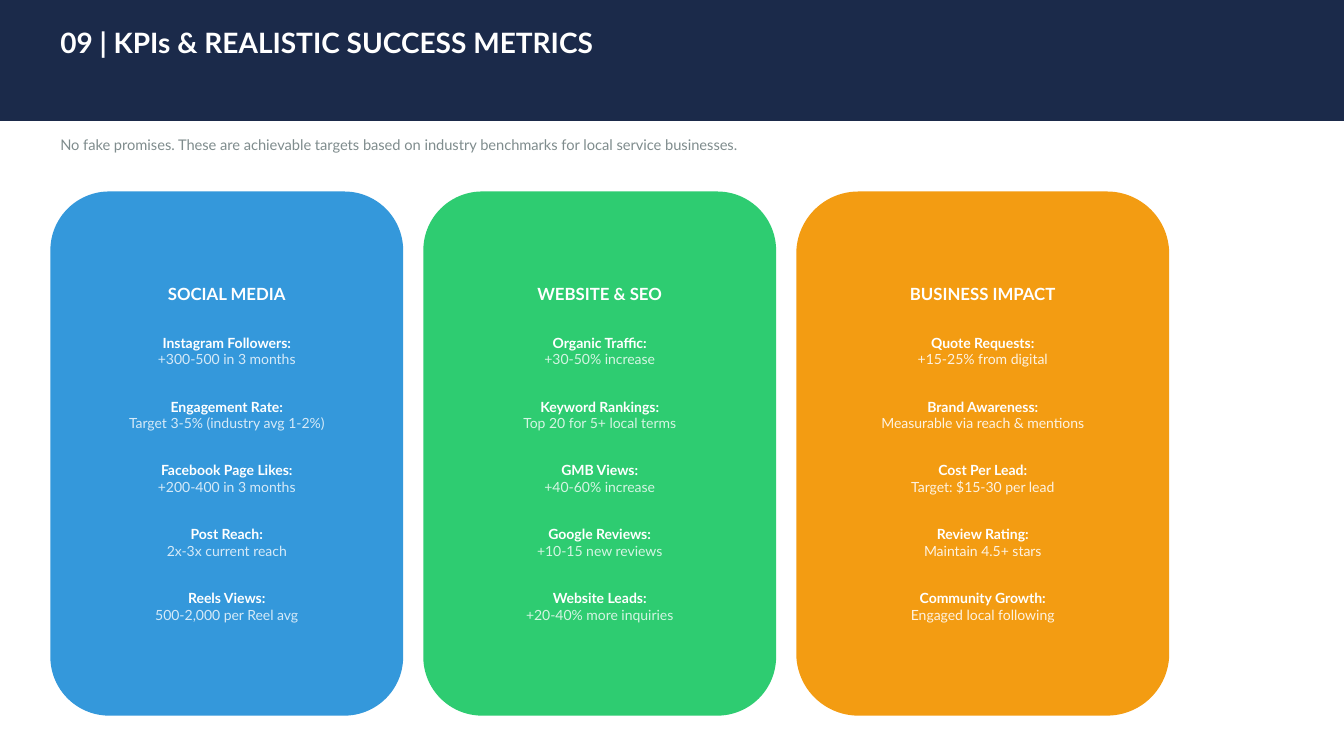
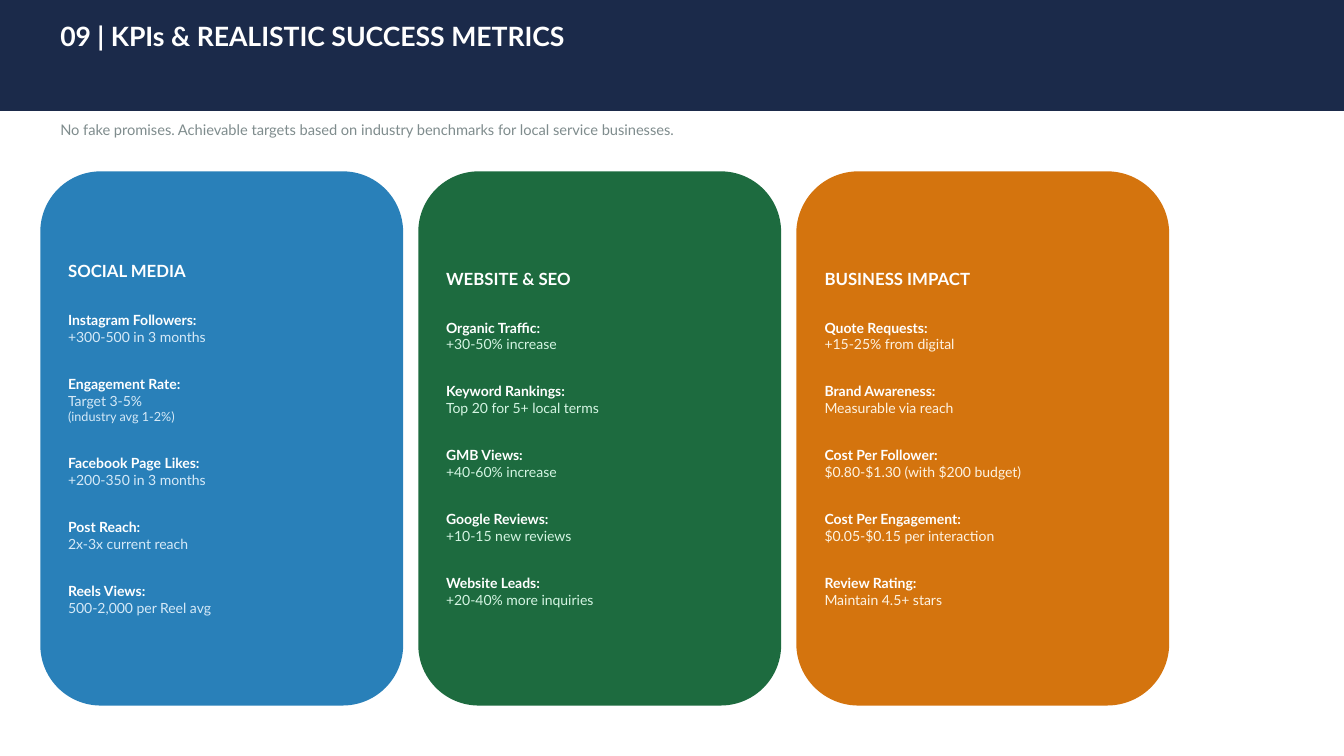
Before and after one commit to shivam9kedia/kiro, a slide deck: slide 13 of Apollo_Windows_3Month_Marketing_Roadmap.pptx. Drawn at 1344x756 pixels with LibreOffice and Linux fonts; fonts in the diff are those of the drawing. Boxes give left, top, right and bottom in pixels: in the first picture for what was removed or moved away, otherwise in the second. Text is boxed around its words. In the diff, an @@ line names an element or a change of style, - is before the commit and + after.

Commit message:
Apollo Windows 3-Month Marketing Roadmap v2
- Brand colors: Red (#C41E3A) + Navy (#1B2A4A)
- Ad budget: $300/mo ($200 profile visits + $100 engagement)
- Standard Plan: INR 10K/mo (8-11 posts, FB+IG)
- Business Plan: INR 18K/mo (18-20 posts, 4 platforms, ads mgmt)
- 16 professionally designed slides
- Realistic KPIs, no fake promises

```diff
--- a/Apollo_Windows_3Month_Marketing_Roadmap.pptx
+++ b/Apollo_Windows_3Month_Marketing_Roadmap.pptx
@@ rectangle: place and size @@
-rectangle at bbox=[0, 0, 1344, 121]
+rectangle at bbox=[0, 0, 1344, 111]
@@ text "09 | KPIs & REALISTIC ..." at bbox=[60, 26, 564, 47]: size 20 to 19 pt @@
@@ text at bbox=[60, 124, 674, 138]: text changed @@
-No fake promises. These are achievable targets based on industry benchmarks for local service businesses.
+No fake promises. Achievable targets based on industry benchmarks for local service businesses.
@@ rounded rectangle "SOCIAL MEDIA": place and size @@
-rounded rectangle "SOCIAL MEDIA" at bbox=[50, 192, 403, 716]
+rounded rectangle "SOCIAL MEDIA" at bbox=[40, 171, 403, 706]
@@ rounded rectangle "SOCIAL MEDIA" at bbox=[40, 171, 403, 706]: fill #3498DB to #2980B9 @@
@@ rounded rectangle "WEBSITE & SEO": place and size @@
-rounded rectangle "WEBSITE & SEO" at bbox=[423, 192, 776, 716]
+rounded rectangle "WEBSITE & SEO" at bbox=[418, 171, 781, 706]
@@ rounded rectangle "WEBSITE & SEO" at bbox=[418, 171, 781, 706]: alignment centre to left; fill #2ECC71 to #1D6B3F @@
@@ rounded rectangle "BUSINESS IMPACT": place and size @@
-rounded rectangle "BUSINESS IMPACT" at bbox=[797, 192, 1170, 716]
+rounded rectangle "BUSINESS IMPACT" at bbox=[797, 171, 1170, 706]
@@ rounded rectangle "BUSINESS IMPACT" at bbox=[797, 171, 1170, 706]: fill #F39C12 to #D4740E @@
@@ text in rounded rectangle at bbox=[68, 264, 211, 616]: alignment centre to left @@
@@ text in rounded rectangle at bbox=[825, 272, 970, 605]: alignment centre to left @@
@@ text in rounded rectangle at bbox=[68, 396, 175, 424]: text changed; size 10 to 9 pt @@
-Target 3-5% (industry avg 1-2%)
+Target 3-5%
+(industry avg 1-2%)
@@ text in rounded rectangle at bbox=[825, 402, 1022, 544]: text changed @@
-Measurable via reach & mentions
-Cost Per Lead:
-Target: $15-30 per lead
+Measurable via reach
+Cost Per Follower:
+$0.80-$1.30 (with $200 budget)
+Cost Per Engagement:
+$0.05-$0.15 per interaction
@@ text in rounded rectangle at bbox=[68, 474, 206, 485]: text changed @@
-+200-400 in 3 months
++200-350 in 3 months
@@ text in rounded rectangle at bbox=[911, 592, 1054, 623]: paragraphs removed @@
-Community Growth:
-Engaged local following
```
Also in this commit, not shown: 13 other slides changed, 2 slides added, 1 slide removed, 5 other files.
